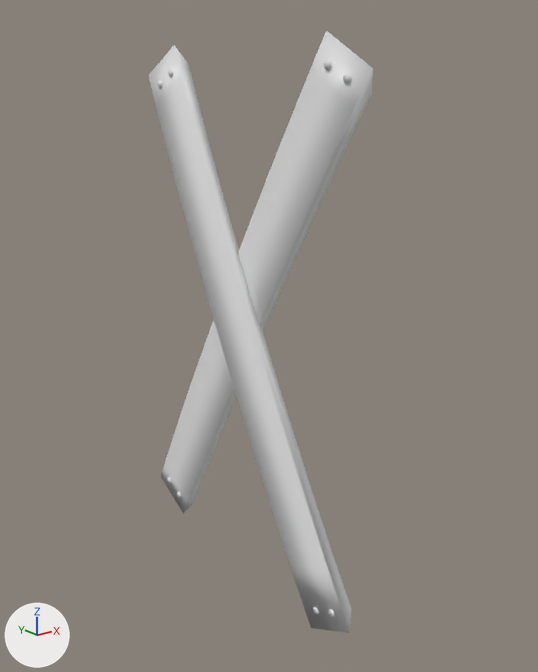
What one commit did to the glTF model Assets/Sperre.glb.
The view is the same before and after, from a 50 mm lens placed at (-1.83, -2.42, 2.06), pointed at (0.04, -0.08, 1.12). Every picture has the same lights, and +X, +Y and +Z are marked at lower left. Where no turn or scale is listed for an object, it has been applied to the vertices. Vertices at the same position are counted once.
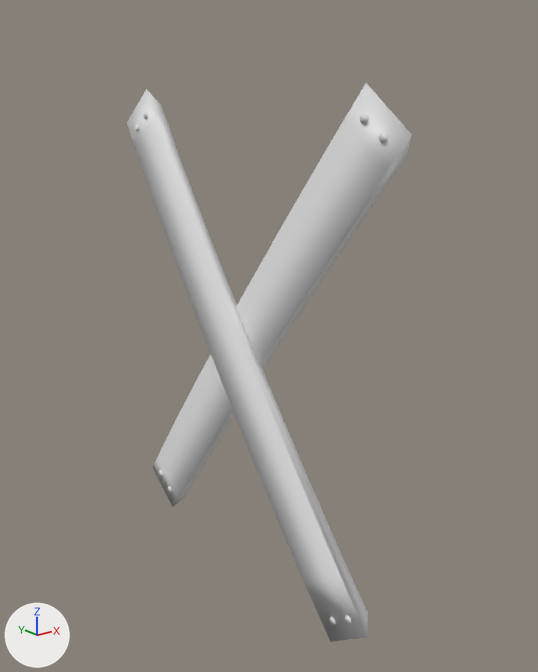
Pixel boxes (x1, y1, x2, y2) of what changed, in the pictures (538 x 672 px):
'Cube.001', reshaped, moved, turned: before (148, 30, 373, 633); after (152, 83, 412, 507)
'Cube.002', added: after (127, 89, 368, 642)
    faces in mat_material_001 (white #e7e7e7): (127, 89, 368, 642)
    faces in mat_material_002 (white #e7e7e7): (135, 112, 351, 625)
part 1 of me_cube_001, deleted: before (148, 45, 352, 633)

The change, as a diff of the scene's bpy script:
```diff
--- a/Assets/Sperre.glb.py
+++ b/Assets/Sperre.glb.py
@@ me_cube_001 @@
 me_cube_001.from_pydata(...)  # 494 vertices, 942 faces; spans x -0.11..0.0, y -0.72..0.75, z -0.02..2.29
 # used by ob_cube_001; location = (0.0, 0.0, 0.0)
+# me_cube_001 part 1: the loose piece of 111 vertices spanning x -0.11..-0.03, y -0.72..0.63, z -0.02..2.29 is deleted
 me_cube_001.materials.append(mat_material_001)
@@ me_cube_002 @@
+me_cube_002.from_pydata(...)  # 250 vertices, 476 faces; spans x -0.11..-0.03, y -0.7..0.97, z 0.06..2.19
+# faces by material slot: [218, 258]
+me_cube_002.materials.append(mat_material_001)  # white #e7e7e7
+me_cube_002.materials.append(mat_material_002)  # white #e7e7e7
@@ ob_cube_001 @@
 ob_cube_001 = bpy.data.objects.new('Cube.001', me_cube_001)
-ob_cube_001.location = (0.0, 0.0, 0.0)
+ob_cube_001.location = (0.0, 0.113, -0.081)
+ob_cube_001.rotation_euler = (0.135, 0.0, 0.0)  # degrees (7.7, 0, 0)
@@ ob_cube_002 @@
+ob_cube_002 = bpy.data.objects.new('Cube.002', me_cube_002)
+ob_cube_002.location = (0.0, -0.121, -0.074)
```
